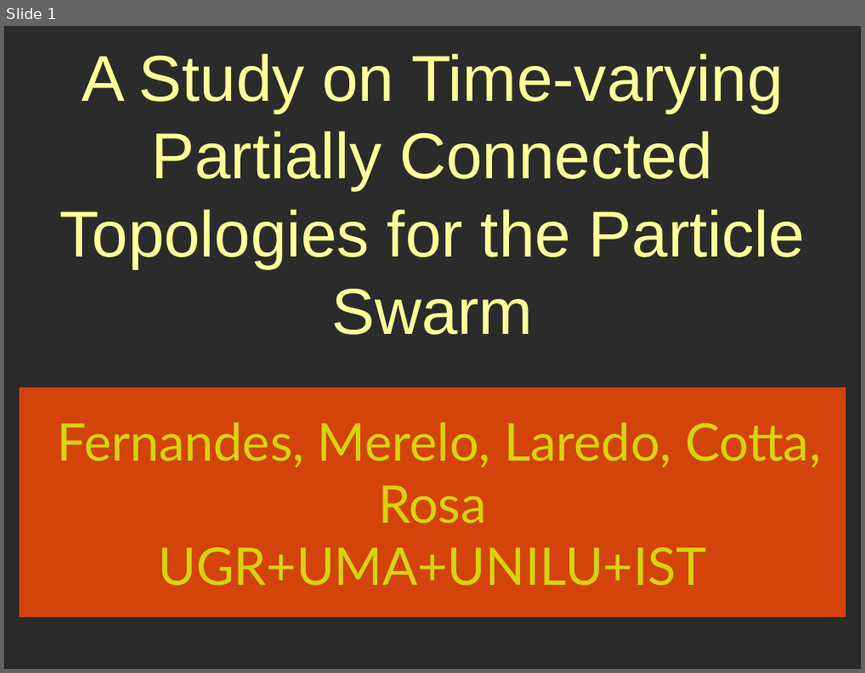
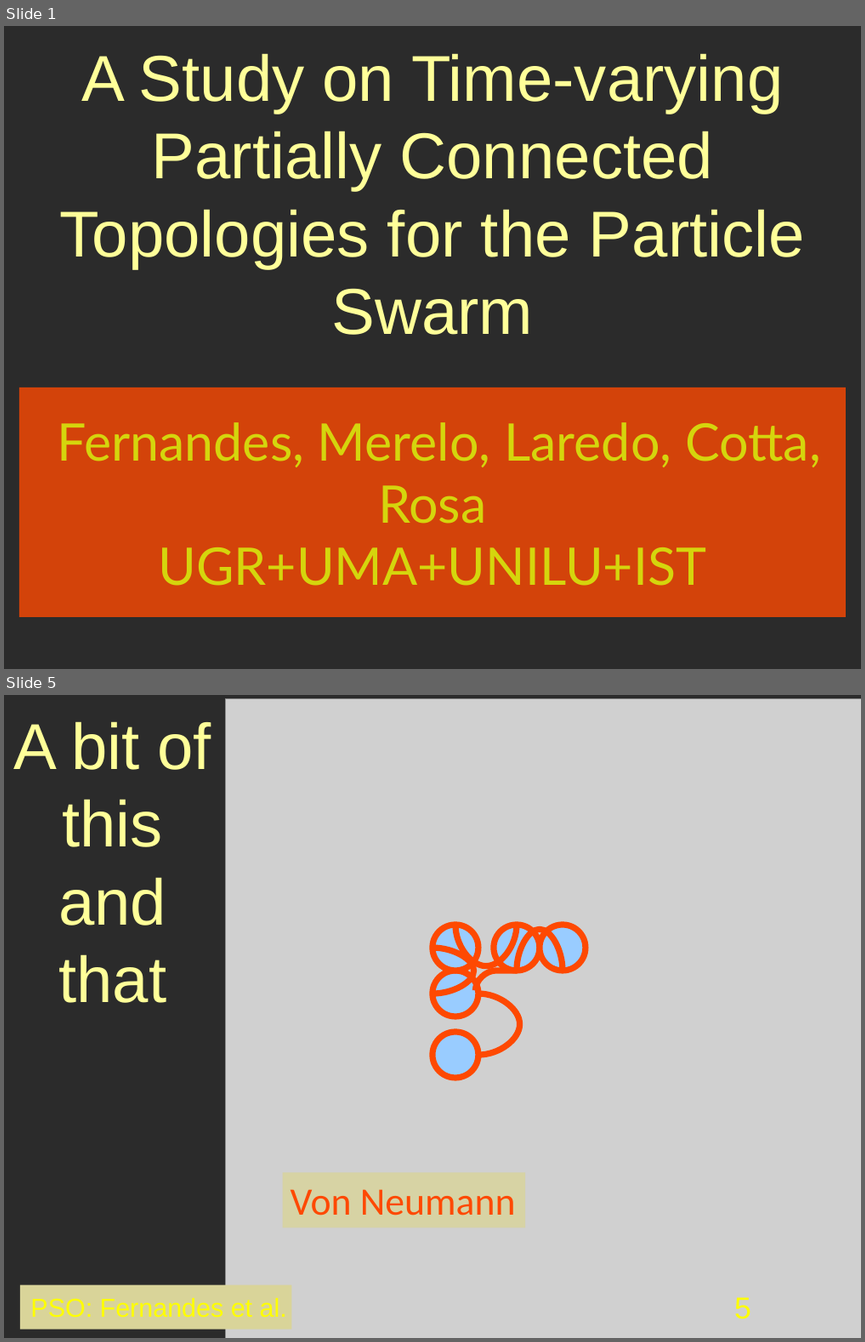
Before and after one commit to geneura/papers, a slide deck: 2013/CEC/PSO/pso-cec2013.odp. Shown one above the other, each under a label of ours: slide 1 before the commit, slides 1 and 5 after it; the slides between them are not shown. The pictures are 865x673 and 865x1342 pixels, drawn with LibreOffice and Linux fonts; fonts in the diff are those of the drawing; grey boxes stand for pictures; background and template pictures are left out; a plain dark background stands for a picture behind light text. Boxes give left, top, right and bottom in pixels: in the first picture for what was removed or moved away, otherwise in the second. Text is boxed around its words. In the diff, an @@ line names an element or a change of style, - is before the commit and + after.

```diff
--- a/2013/CEC/PSO/pso-cec2013.odp
+++ b/2013/CEC/PSO/pso-cec2013.odp
@@ slide 5 added at box(4, 695, 861, 1338), background picture (left out) @@
@@ picture added at box(226, 699, 861, 1338) @@
@@ title added at box(13, 721, 211, 1003), 60 pt, text #FFFF99 @@
+A bit of this and that
@@ group added at box(432, 925, 585, 1077): 5 ellipses, 5 curved lines @@
@@ rectangle added at box(282, 1173, 525, 1228), fill #D9D499 at 80% opacity, 36 pt, text #FE4902 @@
+Von Neumann
@@ rectangle added at box(20, 1284, 291, 1328), fill #D9D499, 24 pt, text #FFFF00 @@
+PSO: Fernandes et al.
@@ page number added at box(734, 1297, 751, 1319), 28 pt, text #FFFF00 @@
+5
```
Also in this commit, not shown: 5 slides changed, 11 other slides added.
